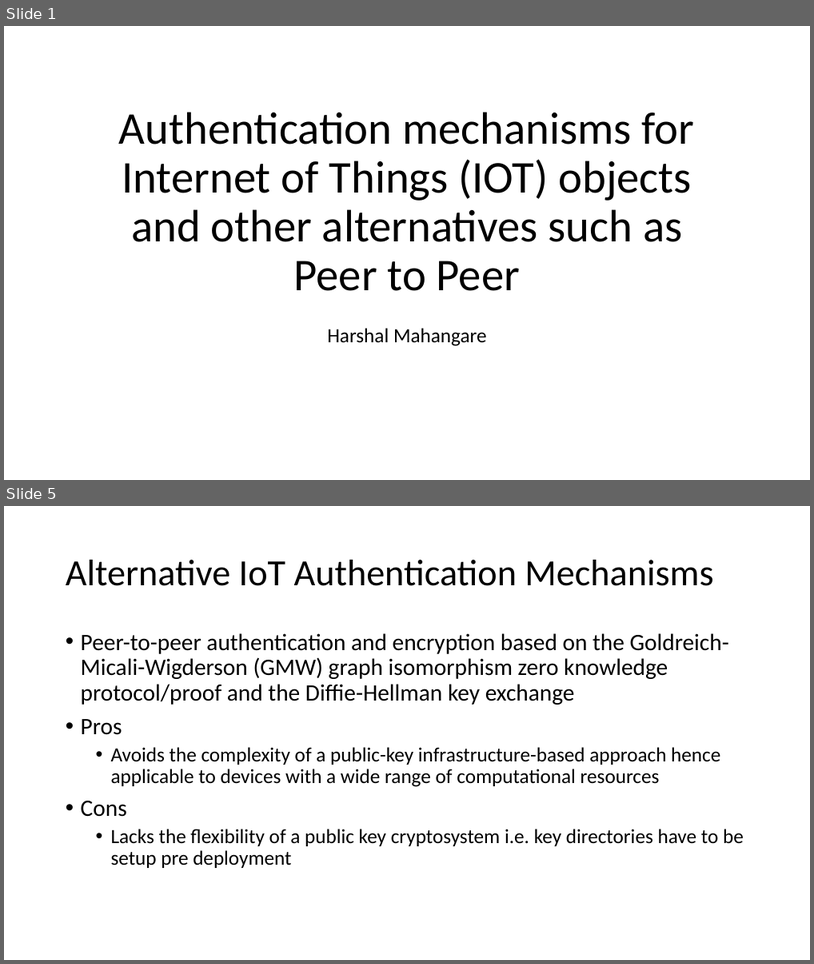
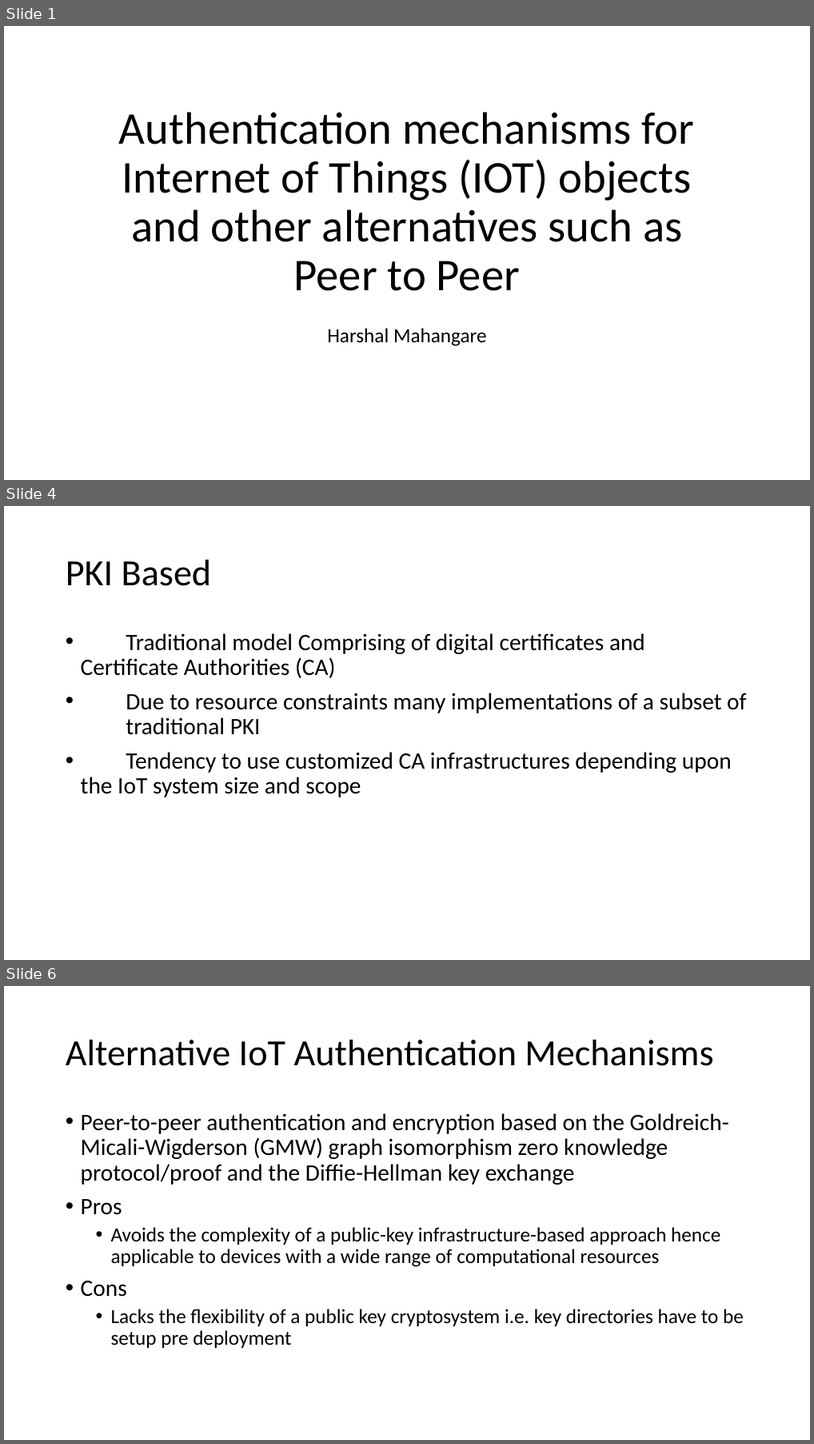
Before and after one commit to douglchoi/SecureSharing, a slide deck: Harshal-Mahangare-Survey-PPT/Authentication mechanisms for Internet of Things (IOT.pptx. Shown one above the other, each under a label of ours: slides 1 and 5 before the commit, slides 1, 4 and 6 after it; the slides between them are not shown. The pictures are 814x964 and 814x1444 pixels, drawn with LibreOffice and Linux fonts; fonts in the diff are those of the drawing. Boxes give left, top, right and bottom in pixels: in the first picture for what was removed or moved away, otherwise in the second. Text is boxed around its words. In the diff, an @@ line names an element or a change of style, - is before the commit and + after.

```diff
--- a/Harshal-Mahangare-Survey-PPT/Authentication mechanisms for Internet of Things (IOT.pptx
+++ b/Harshal-Mahangare-Survey-PPT/Authentication mechanisms for Internet of Things (IOT.pptx
@@ slide 4 added at box(4, 506, 810, 960), background #FFFFFF @@
@@ title added at box(66, 560, 211, 586), 44 pt, text #000000 @@
+PKI Based
@@ text added at box(81, 633, 746, 797), 28 pt, text #000000 @@
+• Traditional model Comprising of digital certificates and Certificate Authorities (CA)
+• Due to resource constraints many implementations of a subset of traditional PKI
+• Tendency to use customized CA infrastructures depending upon the IoT system size and scope
@@ what was slide 5 is now slide 6 @@
```
Also in this commit, not shown: 3 slides changed, 2 other slides added.
